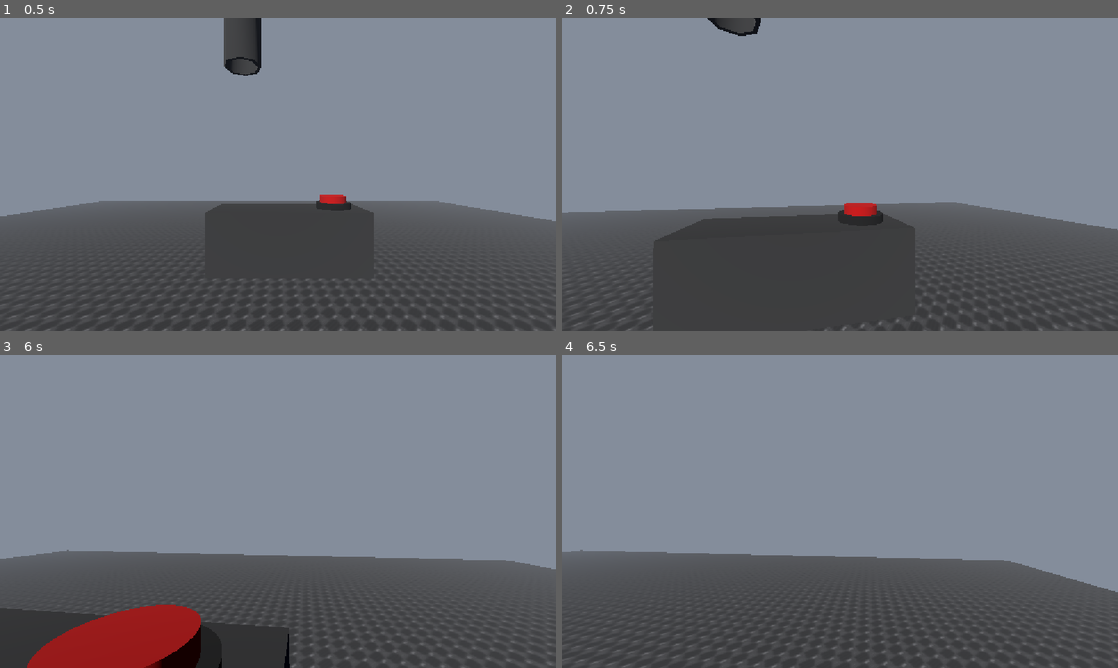
Above: before the commit, frames 1-4 (two rows, left to right).
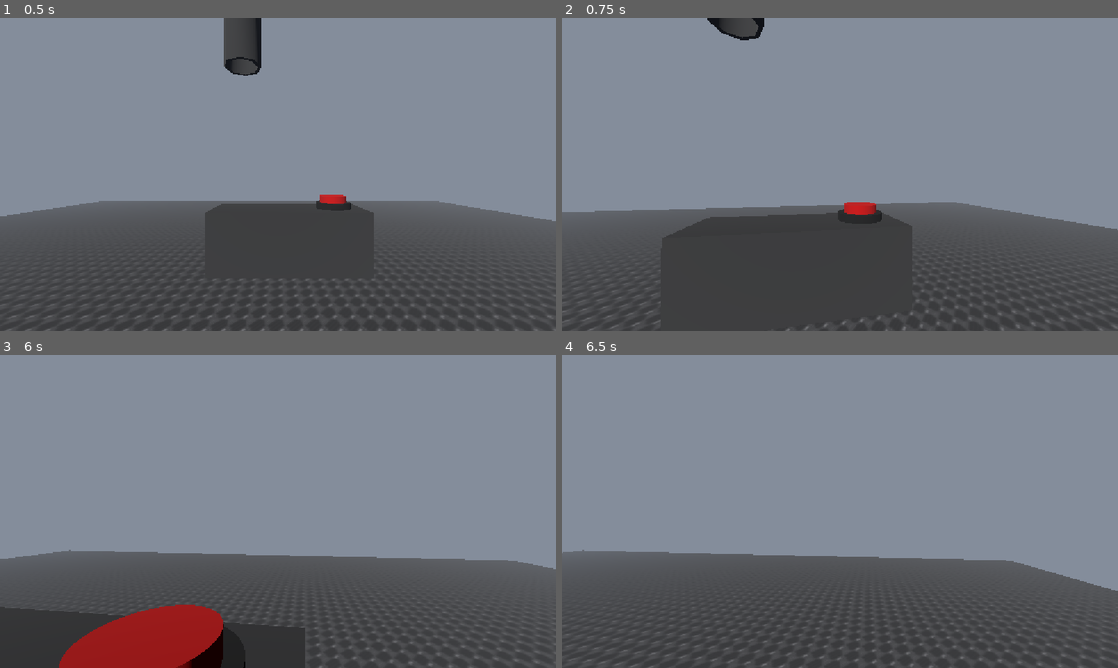
Above: after the commit, the same moments.

Repository: AvSBF/nerdy-papers
Game: Godot game, scene res://Scenes/World.tscn
Two runs of this game, one before a commit and one after it. Both use one fixed random seed, a clock stepped at 60 frames per second and the inputs below.
Inputs (mouse positions are in pixels of both pictures, inside the frame that each line leads up to):
- Up to frame 1 (0.5 s): no input
- Up to frame 2 (0.75 s): tap Enter at 0.5 s; move the mouse to (867, 174) at 0.52 s; hold W (key_forward) from 0.53 s (still down); hold E (interact) from 0.53 s (still down)
- Up to frame 3 (6 s): tap G (throw, bound only after the commit) at 0.8, 1.35, 2.3 s; move the mouse to (250, 511) at 1.27 s; release E (interact) at 1.28 s; tap E (interact) at 1.55, 3.05, 4.35, 5.85 s; tap Space at 2, 3.5, 5 s; move the mouse to (289, 505) at 2.02 s; hold E (interact) 2.03-2.78 s; tap Enter at 2.75, 4.25 s; move the mouse to (272, 517) at 2.77 s; tap Shift (sprint) at 2.85 s; move the mouse to (316, 514) at 3.52 s; hold G (throw, bound only after the commit) 3.53-4.28 s; move the mouse to (233, 508) at 4.27 s; move the mouse to (283, 511) at 5.02 s; hold G (throw, bound only after the commit) 5.03-5.78 s; move the mouse to (255, 505) at 5.77 s; release W (key_forward) at 5.78 s; hold D (key_right) from 5.78 s (still down)
- Up to frame 4 (6.5 s): keep holding D (key_right)

Frame 1 is identical in both runs. In frame 2, 1.2% of the frame differs, in the area x 0-100%, y 0-100%; in frame 3, 2.9%, in the area x 0-100%, y 62-100%; in frame 4, 1.0%.

Commit message:
feat: add paper pick up and throw mechanics with interaction prompt

Diff:
--- a/Prefabs/Player.tscn
+++ b/Prefabs/Player.tscn
@@ -4,6 +4,7 @@
 [ext_resource type="Script" uid="uid://bmmlkl7mwe1us" path="res://Scripts/Player/camera_rotator.gd" id="2_rot"]
 [ext_resource type="Script" uid="uid://db3ysoukmbarx" path="res://Scripts/Player/player_movement.gd" id="3_mvm"]
 [ext_resource type="Script" uid="uid://cq4t7w2m9p8xa" path="res://Scripts/Player/player_interactor.gd" id="4_int"]
+[ext_resource type="Script" uid="uid://bx7k2v9nq3m5a" path="res://Scripts/UI/interaction_prompt.gd" id="5_ui"]
 
 [sub_resource type="BoxMesh" id="BoxMesh_mmoe8"]
 
@@ -11,6 +12,8 @@
 size = Vector3(0.3, 1.8, 0.3)
 
 [node name="Player" type="CharacterBody3D" unique_id=1680936360]
+collision_layer = 2
+collision_mask = 1
 script = ExtResource("1_um8lo")
 
 [node name="MeshInstance3D" type="MeshInstance3D" parent="." unique_id=1810509082]
@@ -25,8 +28,29 @@
 transform = Transform3D(1, 0, 0, 0, 1, 0, 0, 0, 1, 0, 1.5914286, 0)
 script = ExtResource("2_rot")
 
+[node name="HoldPoint" type="Node3D" parent="Camera3D" unique_id=2017331594]
+transform = Transform3D(1, 0, 0, 0, 1, 0, 0, 0, 1, 0, 0, -0.9)
+
 [node name="Node" type="Node" parent="." unique_id=587681766]
 script = ExtResource("3_mvm")
 
 [node name="Interactor" type="Node" parent="." unique_id=1427895630]
 script = ExtResource("4_int")
+
+[node name="UI" type="CanvasLayer" parent="." unique_id=2145990167]
+script = ExtResource("5_ui")
+
+[node name="Label" type="Label" parent="UI"]
+anchors_preset = 8
+anchor_left = 0.5
+anchor_top = 1.0
+anchor_right = 0.5
+anchor_bottom = 1.0
+offset_left = -100.0
+offset_top = -80.0
+offset_right = 100.0
+offset_bottom = -40.0
+grow_horizontal = 2
+grow_vertical = 0
+theme_override_font_sizes/font_size = 24
+horizontal_alignment = 1
--- a/Prefabs/paper.tscn
+++ b/Prefabs/paper.tscn
@@ -1,17 +1,22 @@
 [gd_scene format=3 uid="uid://br2inawhbs2p5"]
 
+[ext_resource type="Script" uid="uid://cv5p3q8m11awd" path="res://Scripts/Paper/paper.gd" id="1_paper"]
+
 [sub_resource type="BoxMesh" id="BoxMesh_mmoe8"]
-size = Vector3(0.2, 0.020507813, 0.112219244)
+size = Vector3(0.2, 0.03564453, 0.112219244)
 
 [sub_resource type="BoxShape3D" id="BoxShape3D_22reo"]
-size = Vector3(0.2, 0.021, 0.112)
+size = Vector3(0.2, 0.034791015, 0.112)
 
 [node name="Paper" type="RigidBody3D" unique_id=400861797]
+collision_layer = 4
+collision_mask = 5
+script = ExtResource("1_paper")
 
 [node name="MeshInstance3D" type="MeshInstance3D" parent="." unique_id=910471152]
-transform = Transform3D(1, 0, 0, 0, 1, 0, 0, 0, 1, 0, 0.01, 0)
+transform = Transform3D(1, 0, 0, 0, 1, 0, 0, 0, 1, 0, 0.017568357, 0)
 mesh = SubResource("BoxMesh_mmoe8")
 
 [node name="CollisionShape3D" type="CollisionShape3D" parent="." unique_id=2054380801]
-transform = Transform3D(1, 0, 0, 0, 1, 0, 0, 0, 1, 0, 0.01010501, 0)
+transform = Transform3D(1, 0, 0, 0, 1, 0, 0, 0, 1, 0, 0.017000519, 0)
 shape = SubResource("BoxShape3D_22reo")
--- /dev/null
+++ b/Scripts/Paper/paper.gd
@@ -0,0 +1,63 @@
+class_name Paper
+extends RigidBody3D
+
+signal picked_up(paper: Paper)
+
+var _flight_target : Node3D = null
+var _hold_point : Node3D = null
+var _flight_from : Vector3 = Vector3.ZERO
+var _flight_from_basis : Basis = Basis.IDENTITY
+var _flight_progress : float = 0.0
+var _flight_time : float = 0.0
+var _held : bool = false
+
+func pick_up(target: Node3D, flight_time: float) -> void:
+	set_meta("pickup_layer", collision_layer)
+	set_meta("pickup_mask", collision_mask)
+	collision_layer = 0
+	collision_mask = 0
+	gravity_scale = 0.0
+	can_sleep = false
+	linear_velocity = Vector3.ZERO
+	angular_velocity = Vector3.ZERO
+	_held = false
+	_flight_target = target
+	_hold_point = target
+	_flight_from = global_position
+	_flight_from_basis = global_basis
+	_flight_progress = 0.0
+	_flight_time = flight_time
+
+func drop(throw_velocity: Vector3) -> void:
+	var hold_transform := global_transform
+	reparent(get_tree().current_scene)
+	global_transform = hold_transform
+	_held = false
+	_hold_point = null
+	_flight_target = null
+	gravity_scale = 1.0
+	can_sleep = true
+	collision_layer = get_meta("pickup_layer", 1)
+	collision_mask = get_meta("pickup_mask", 1)
+	linear_velocity = throw_velocity
+
+func _integrate_forces(state: PhysicsDirectBodyState3D) -> void:
+	if _flight_target != null:
+		_flight_progress = minf(_flight_progress + state.step / _flight_time, 1.0)
+		var t := ease(_flight_progress, 0.5)
+
+		var tform := state.transform
+		tform.origin = _flight_from.lerp(_flight_target.global_position, t)
+		tform.basis = _flight_from_basis.slerp(_flight_target.global_basis, t)
+		state.transform = tform
+		state.linear_velocity = Vector3.ZERO
+		state.angular_velocity = Vector3.ZERO
+
+		if _flight_progress >= 1.0:
+			_held = true
+			_flight_target = null
+			picked_up.emit(self)
+	elif _held and _hold_point != null:
+		state.transform = _hold_point.global_transform
+		state.linear_velocity = Vector3.ZERO
+		state.angular_velocity = Vector3.ZERO
--- a/Scripts/Player/player_interactor.gd
+++ b/Scripts/Player/player_interactor.gd
@@ -1,18 +1,28 @@
 extends Node
 
 signal target_changed(target: Node)
+signal held_paper_changed(paper: Node)
 
-const GROUPS : Array[String] = ["button", "door"]
+const GROUPS : Array[String] = ["button", "paper"]
+
+const PICKUP_TIME : float = 0.15
 
 @export var interaction_distance : float = 3.0
+@export var throw_speed : float = 5.0
 @export_flags_3d_physics var interaction_mask : int = 0xFFFFFFFF
 
 @onready var player : CharacterBody3D = get_parent()
 @onready var camera : Camera3D = player.get_node("Camera3D")
+@onready var hold_point : Node3D = camera.get_node("HoldPoint")
 
 var current_target : Node = null
+var held_paper : Paper = null
+var _flying_paper : Paper = null
 
 func _physics_process(_delta: float) -> void:
+	_update_target()
+
+func _update_target() -> void:
 	var target := _find_target()
 	if target == current_target:
 		return
@@ -22,14 +32,18 @@
 func _unhandled_input(event: InputEvent) -> void:
 	if event.is_action_pressed("interact"):
 		interact_with_current()
+	elif event.is_action_pressed("throw"):
+		_throw_current()
 
 func interact_with_current() -> void:
+	if held_paper != null or _flying_paper != null:
+		return
 	if current_target == null:
 		return
 	if current_target.is_in_group("button"):
 		_on_button_interacted(current_target)
-	elif current_target.is_in_group("door"):
-		_on_door_interacted(current_target)
+	elif current_target.is_in_group("paper"):
+		_on_paper_interacted(current_target)
 
 func _find_target() -> Node:
 	return InteractionRaycast.get_node_in_front(
@@ -46,5 +60,28 @@
 func _on_button_interacted(button: Node) -> void:
 	button.interact()
 
-func _on_door_interacted(door: Node) -> void:
-	door.open()
+func _on_paper_interacted(paper: Node) -> void:
+	var body := paper as Paper
+	if body == null or _flying_paper != null:
+		return
+	_flying_paper = body
+	body.picked_up.connect(_on_paper_picked_up, CONNECT_ONE_SHOT)
+	body.pick_up(hold_point, PICKUP_TIME)
+
+func _on_paper_picked_up(paper: Paper) -> void:
+	if _flying_paper != paper:
+		return
+	_flying_paper = null
+	held_paper = paper
+	held_paper_changed.emit(held_paper)
+
+func _throw_current() -> void:
+	if held_paper == null:
+		return
+	_drop_paper()
+
+func _drop_paper() -> void:
+	var paper := held_paper
+	held_paper = null
+	held_paper_changed.emit(null)
+	paper.drop(-camera.global_transform.basis.z * throw_speed)
--- /dev/null
+++ b/Scripts/UI/interaction_prompt.gd
@@ -0,0 +1,25 @@
+extends CanvasLayer
+
+@onready var label : Label = $Label
+
+@onready var interactor : Node = get_node("../Interactor")
+
+func _ready() -> void:
+	interactor.target_changed.connect(_update_prompt)
+	interactor.held_paper_changed.connect(_update_prompt)
+	label.hide()
+
+func _update_prompt(_arg: Variant = null) -> void:
+	if interactor.held_paper != null:
+		label.text = "[G] to throw"
+		label.show()
+		return
+	var target : Node = interactor.current_target
+	if target != null and target.is_in_group("button"):
+		label.text = "[E] to interact"
+		label.show()
+	elif target != null and target.is_in_group("paper"):
+		label.text = "[E] to pick up"
+		label.show()
+	else:
+		label.hide()
--- a/project.godot
+++ b/project.godot
@@ -52,10 +52,16 @@
 "events": [Object(InputEventKey,"resource_local_to_scene":false,"resource_name":"","device":-1,"window_id":0,"alt_press …(192 unchanged characters)…
 ]
 }
+throw={
+"deadzone": 0.2,
+"events": [Object(InputEventKey,"resource_local_to_scene":false,"resource_name":"","device":-1,"window_id":0,"alt_pressed":false,"shift_pressed":false,"ctrl_pressed":false,"meta_pressed":false,"pressed":false,"keycode":0,"physical_keycode":71,"key_label":0,"unicode":103,"location":0,"echo":false,"script":null)
+]
+}
 
 [physics]
 
 3d/physics_engine="Jolt Physics"
+common/physics_interpolation=true
 
 [rendering]
 
Not shown, added: Scripts/Paper/paper.gd.uid
Not shown, added: Scripts/UI/interaction_prompt.gd.uid
